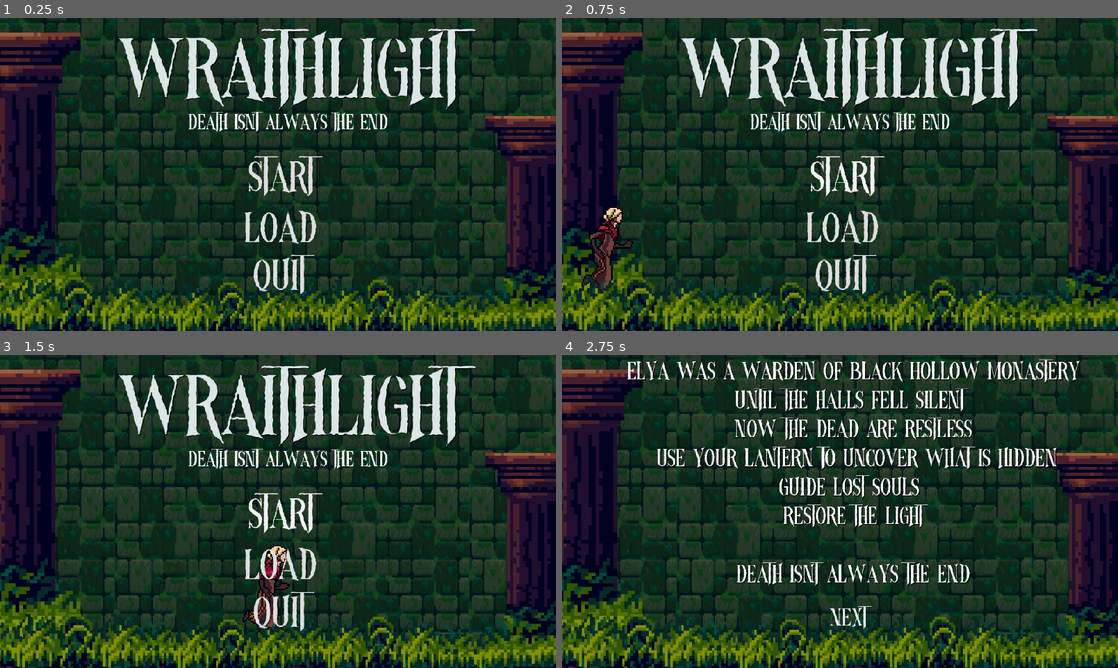
Above: before the commit, frames 1-4 (two rows, left to right).
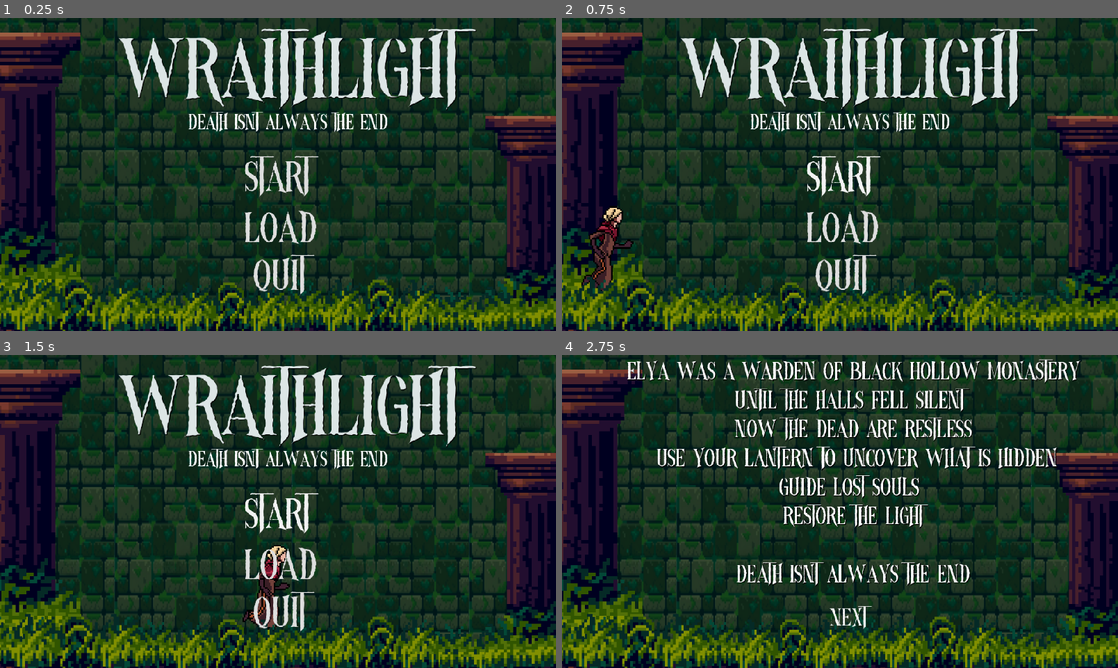
Above: after the commit, the same moments.

Repository: jnbaum/wraithlight
Game: Godot game, scene res://Levels/control.tscn
The game is run twice, just before and just after one commit, with the same random seed, the same clock (stepped at 60 frames per second) and the same inputs.
Inputs:
- Up to frame 1 (0.25 s): no input
- Up to frame 2 (0.75 s): click "Start" at 0.5 s
- Up to frame 3 (1.5 s): click "Start" at 1.25 s
- Up to frame 4 (2.75 s): click "Next" at 2 s

The runs differ from the first frame. In frame 1, 1.0% of the frame differs, in the area x 44-59%, y 44-58%; in frame 2, 1.0%; in frame 3, 1.0%; in frame 4, nothing differs.

Commit message:
Finished open scene re-work

Diff:
--- a/Levels/control.tscn
+++ b/Levels/control.tscn
@@ -266,7 +266,6 @@
 bus = &"SoundEffects"
 
 [node name="FirstOpen" type="Node2D" parent="."]
-visible = false
 
 [node name="Logo" type="Label" parent="FirstOpen"]
 modulate = Color(0.9, 0.9, 0.9, 1)
@@ -314,9 +313,9 @@
 flat = true
 
 [node name="PlayButton" type="Button" parent="FirstOpen"]
-offset_left = -80.5
+offset_left = -87.5
 offset_top = 101.5
-offset_right = 59.5
+offset_right = 52.5
 offset_bottom = 190.5
 theme_override_fonts/font = ExtResource("7_05tpf")
 theme_override_font_sizes/font_size = 60
